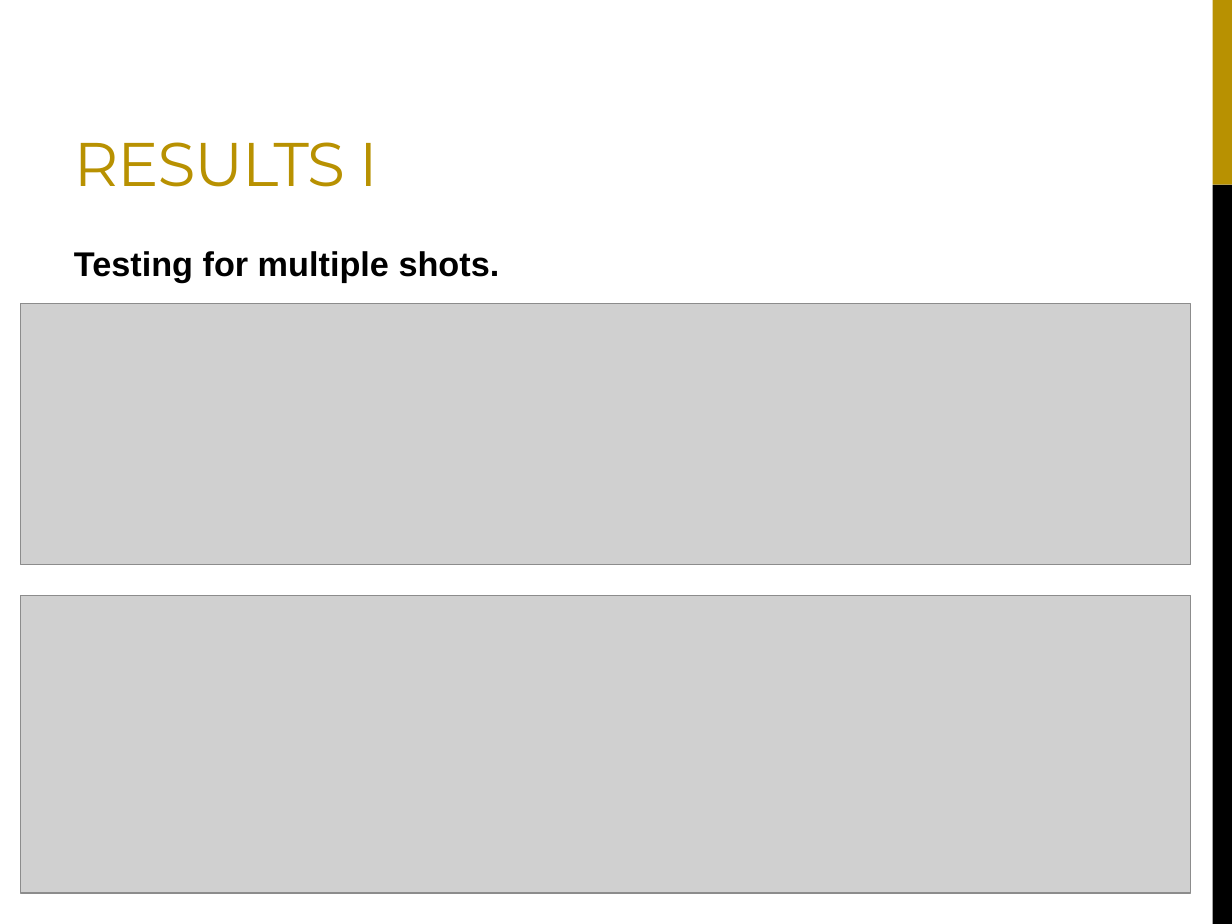
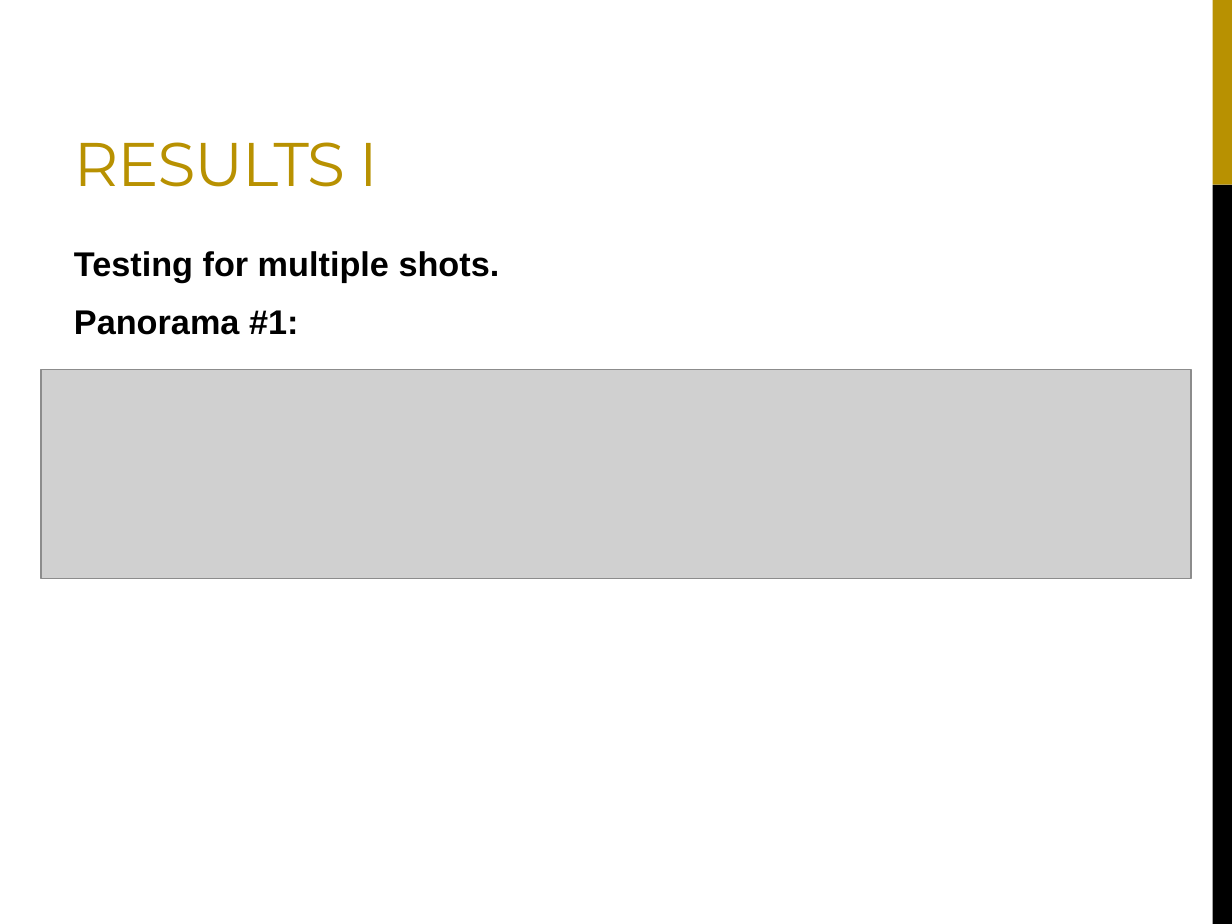
Before and after one commit to apoorvab/VideoPanoramaMaker, a slide deck: slide 9 of Documentation/final_presentation.pptx (slide 6 before the commit). Drawn at 1232x924 pixels with LibreOffice and Linux fonts; fonts in the diff are those of the drawing; grey boxes stand for pictures. Boxes give left, top, right and bottom in pixels: in the first picture for what was removed or moved away, otherwise in the second. Text is boxed around its words. In the diff, an @@ line names an element or a change of style, - is before the commit and + after.

Commit message:
Updated Slides

```diff
--- a/Documentation/final_presentation.pptx
+++ b/Documentation/final_presentation.pptx
@@ text at box(74, 310, 299, 335): paragraph added @@
+Panorama #1:
@@ picture: place and size @@
-picture at box(21, 303, 1191, 564)
+picture at box(41, 370, 1190, 579)
@@ picture removed at box(21, 595, 1191, 893) @@
```
Also in this commit, not shown: 3 other slides changed, 4 slides added.
